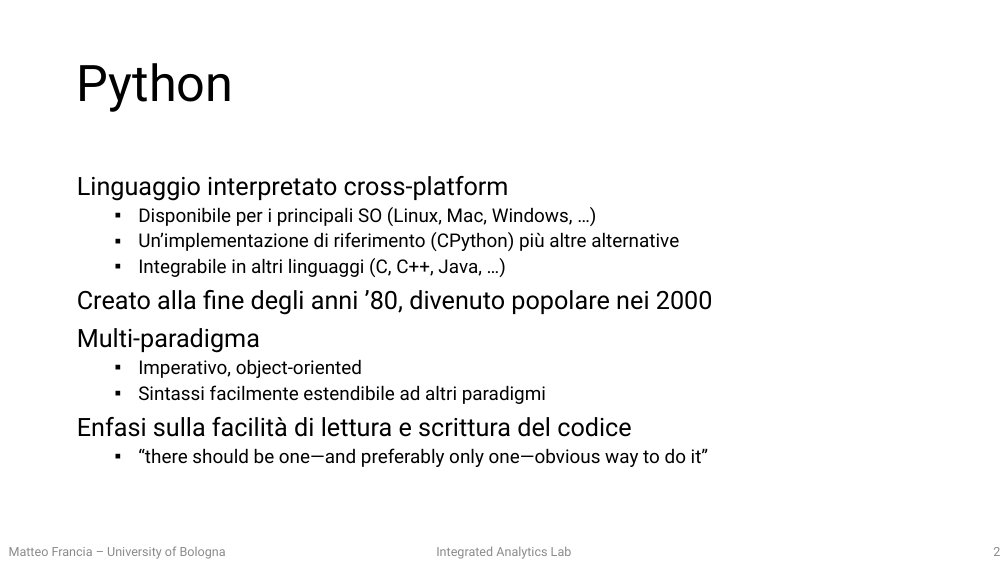
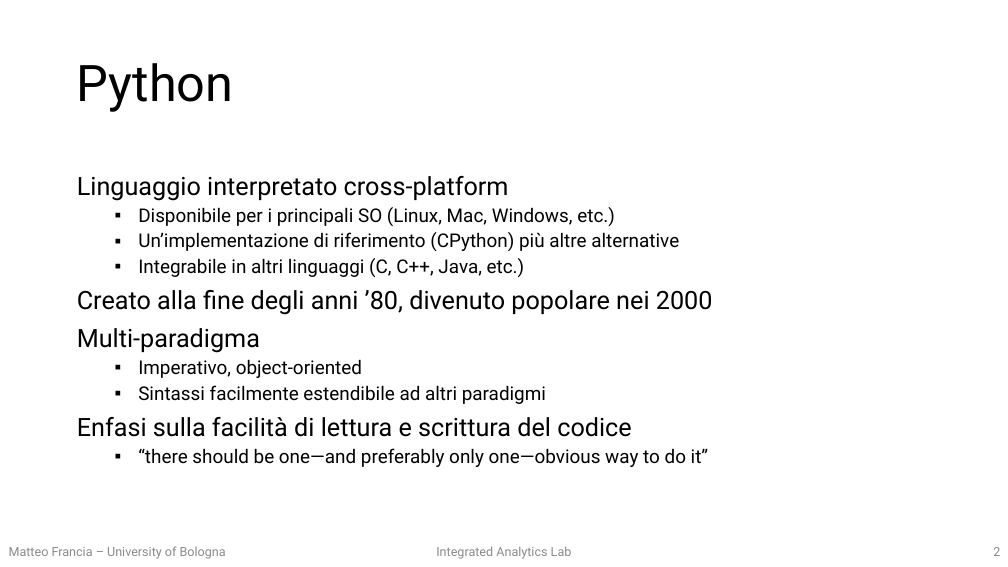
Before and after one commit to w4bo/teaching-handsondatapipelines, a slide deck: slide 2 of 01-DataPreprocessing/01-slides.pptx. Drawn at 1008x567 pixels with LibreOffice and Linux fonts; fonts in the diff are those of the drawing. Boxes give left, top, right and bottom in pixels: in the first picture for what was removed or moved away, otherwise in the second. Text is boxed around its words. In the diff, an @@ line names an element or a change of style, - is before the commit and + after.

```diff
--- a/01-DataPreprocessing/01-slides.pptx
+++ b/01-DataPreprocessing/01-slides.pptx
@@ text at box(138, 207, 615, 226): text changed @@
-  ▪ Disponibile per i principali SO (Linux, Mac, Windows, …)
+  ▪ Disponibile per i principali SO (Linux, Mac, Windows, etc.)
@@ text at box(138, 258, 525, 277): text changed @@
-  ▪ Integrabile in altri linguaggi (C, C++, Java, …)
+  ▪ Integrabile in altri linguaggi (C, C++, Java, etc.)
```
Also in this commit, not shown: 5 other slides changed, 1 slide added, 3 other files.
